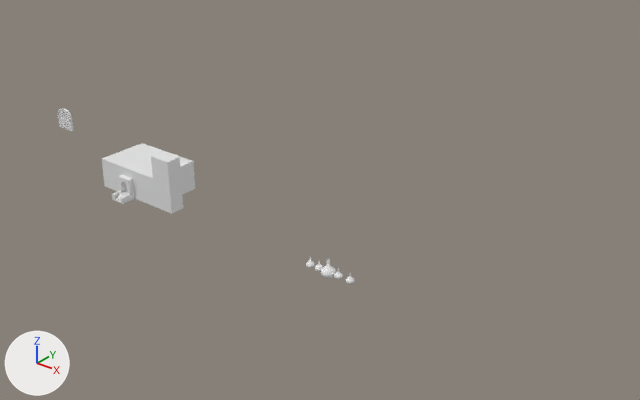
Two versions of the Blender file HRAM.blend, one commit apart.
One viewpoint serves both versions: a 50 mm camera at (84.6, -67.0, 50.0) aimed at (25.3, 7.1, 4.1). The lights are fixed; the arrows at lower left show +X, +Y and +Z.
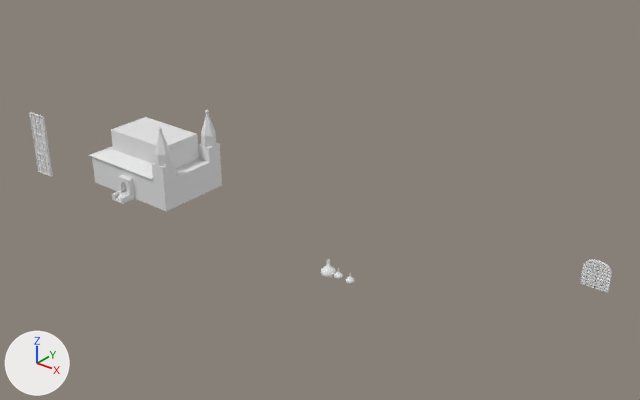
What differs and where, as boxes [x1, y1, x2, y2] in the pictures (640 x 400 px):
'Cube', reshaped (43% wider, 38% taller)
    before: [102, 143, 195, 214]
    after: [89, 113, 222, 211]
'Circle.001', moved
    before: [58, 108, 74, 131]
    after: [581, 259, 612, 292]
'Cube.002', added
    after: [29, 112, 53, 177]
'Plane.001', moved
    before: [315, 260, 323, 272]
    after: [205, 109, 209, 113]
'Plane.003', no longer drawn
    before: [306, 257, 315, 268]
part 1 of me_cube, added
    after: [201, 113, 216, 147]
part 3 of me_cube, built on
    before: [102, 143, 195, 214]
    after: [89, 117, 222, 211]

What the commit changed:
me_cube is used by ob_cube; location (0.0, 0.0, 1.0); scale (5.0, 1.0, 1.0).
me_cube had 72 vertices, 62 faces, 2 loose edges and spanned x -1.0..1.6, y -3.0..6.0, z -1.0..6.0.
me_cube now has 274 vertices, 231 faces, 8 loose edges and spans x -1.46..1.4, y -3.0..9.3, z -1.0..9.42.
me_cube part 1: a new loose piece of 69 vertices spanning x 1.0..1.4, y 7.0..9.0, z 5.0..9.42.
me_cube part 2: a new loose piece of 48 vertices spanning x 1.16..1.24, y -0.2..0.2, z 9.0..9.42.
me_cube part 3: 9 vertices moved from x -1.0..1.6, y -1.0..6.0, z -1.0..6.0 to x -1.4..1.13, y -1.0..7.0, z -1.0..3.7; 6 vertices removed from x -1.0..1.6, y -1.0..6.0, z 3.0..6.0; 91 vertices added at x -1.46..1.4, y -1.3..9.3, z -1.0..9.0.
Mesh me_cube_009 is new.
It has 478 vertices, 324 faces, 16 loose edges and spans x -5.0..1.0, y -1.1..-0.8, z -4.0..0.5.
Object 'Plane.001' (ob_plane_001) moves from (22.47, 3.92, 0.02) to (-2.38, 11.92, 10.64).
Object 'Plane.003' (ob_plane_003) moves from (21.22, 3.92, 0.02) to (-2.39, 3.92, 10.68).
Object 'Circle.001' (ob_circle_001) moves from (-17.53, 3.0, 6.0) to (58.76, 8.85, 6.0).
Object 'Cube.002' (ob_cube_002) is new; it shows me_cube_009.
Its location is (-17.53, 0.0, 6.0).
Its scale is (0.5, 1.0, 2.0).
